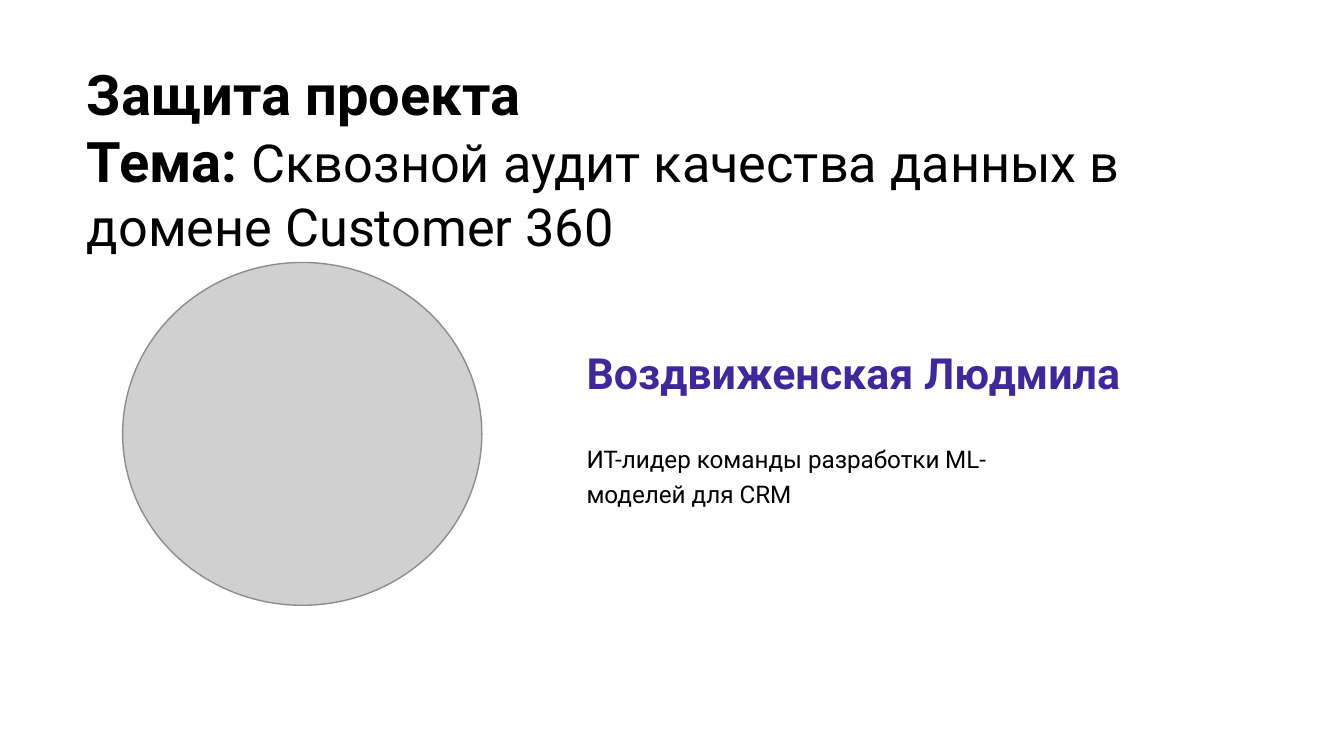
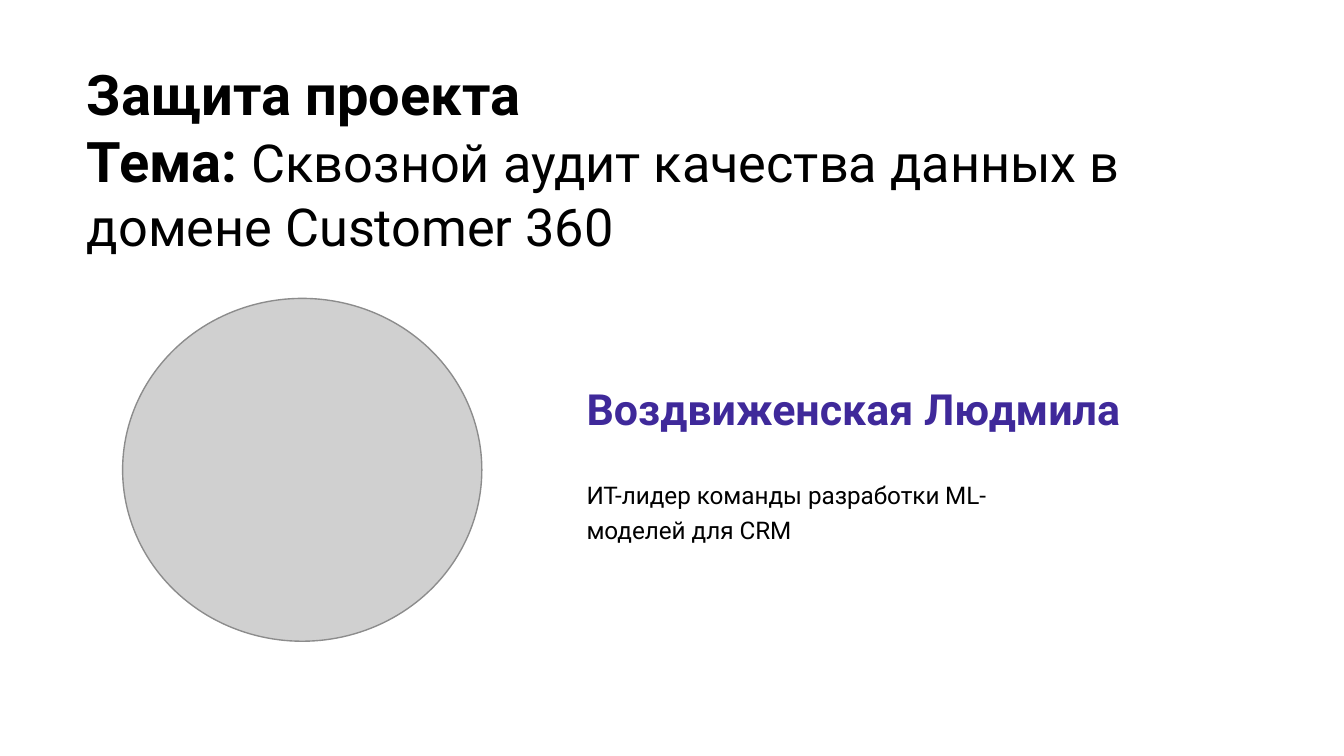
Before and after one commit to Vesta080283/customer-360-dq-project, a slide deck: slide 3 of presentation/Проект сквозного аудита качества данных в домене Customer 360.pptx. Drawn at 1344x756 pixels with LibreOffice and Linux fonts; fonts in the diff are those of the drawing; grey boxes stand for pictures; background and template pictures are left out. Boxes give left, top, right and bottom in pixels: in the first picture for what was removed or moved away, otherwise in the second. Text is boxed around its words. In the diff, an @@ line names an element or a change of style, - is before the commit and + after.

```diff
--- a/presentation/Проект сквозного аудита качества данных в домене Customer 360.pptx
+++ b/presentation/Проект сквозного аудита качества данных в домене Customer 360.pptx
@@ 2 texts, 1 picture: place and size @@
-2 texts, 1 picture at [122, 262, 1120, 605]
+2 texts, 1 picture at [122, 298, 1120, 641]
```
Also in this commit, not shown: 5 other slides changed, 3 slides added, 1 slide removed, 3 other files.
